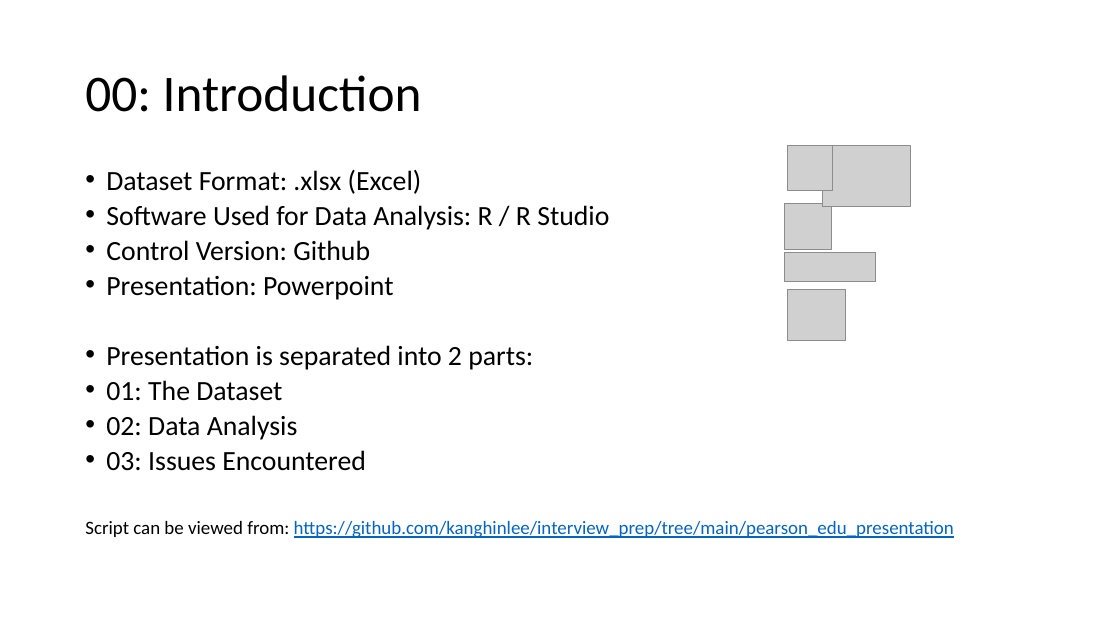
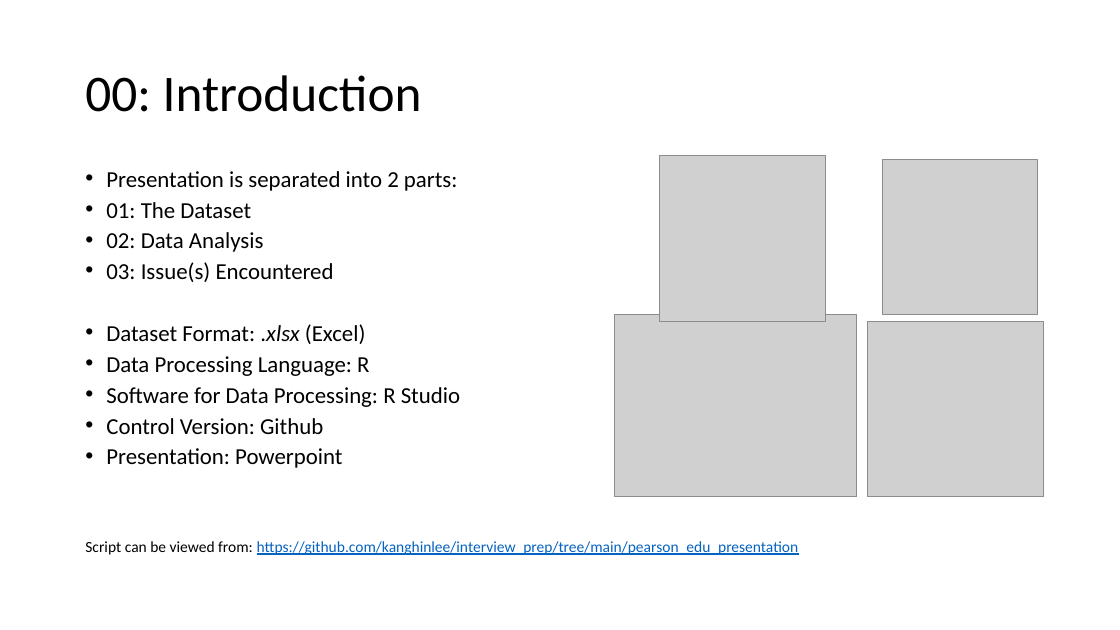
Before and after one commit to kanghinlee/interview_prep, a slide deck: slide 3 of pearson_edu_presentation/Pearson_edu_presentation.pptx. Drawn at 1120x630 pixels with LibreOffice and Linux fonts; fonts in the diff are those of the drawing; grey boxes stand for pictures. Boxes give left, top, right and bottom in pixels: in the first picture for what was removed or moved away, otherwise in the second. Text is boxed around its words. In the diff, an @@ line names an element or a change of style, - is before the commit and + after.

Commit message:
update

```diff
--- a/pearson_edu_presentation/Pearson_edu_presentation.pptx
+++ b/pearson_edu_presentation/Pearson_edu_presentation.pptx
@@ picture removed at box(823, 146, 910, 207) @@
@@ text at box(85, 171, 799, 555): size 23.8 to 19.6 pt in "Presentation is separated into 2 parts:", "01: The Dataset", "02: Data Analysis"; size 16.1 to 13.3 pt in "Script can be viewed from: https://github.com/kanghinlee/int ..." @@
@@ text at box(106, 170, 609, 300): paragraphs removed @@
-• Dataset Format: .xlsx (Excel)
-• Software Used for Data Analysis: R / R Studio
-• Control Version: Github
-• Presentation: Powerpoint
@@ picture added at box(660, 155, 826, 322) @@
@@ picture: place and size @@
-picture at box(787, 146, 832, 191)
+picture at box(882, 159, 1038, 314)
@@ picture removed at box(785, 203, 832, 250) @@
@@ text at box(106, 262, 460, 468): text changed; size 23.8 to 19.6 pt @@
-• 03: Issues Encountered
+• 03: Issue(s) Encountered
+• Dataset Format: .xlsx (Excel)
+• Data Processing Language: R
+• Software for Data Processing: R Studio
+• Control Version: Github
+• Presentation: Powerpoint
@@ picture removed at box(784, 252, 875, 281) @@
@@ picture removed at box(787, 290, 845, 340) @@
@@ picture added at box(614, 315, 857, 497) @@
@@ picture added at box(868, 321, 1044, 497) @@
```
Also in this commit, not shown: 1 other slide changed.
